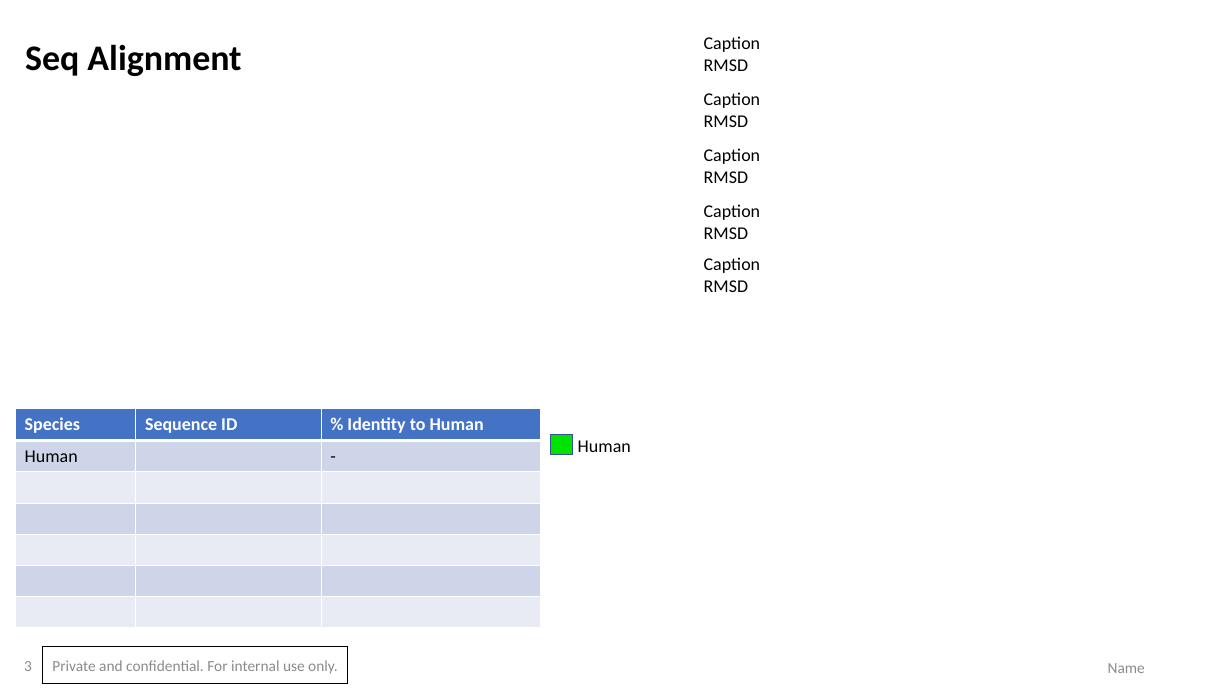
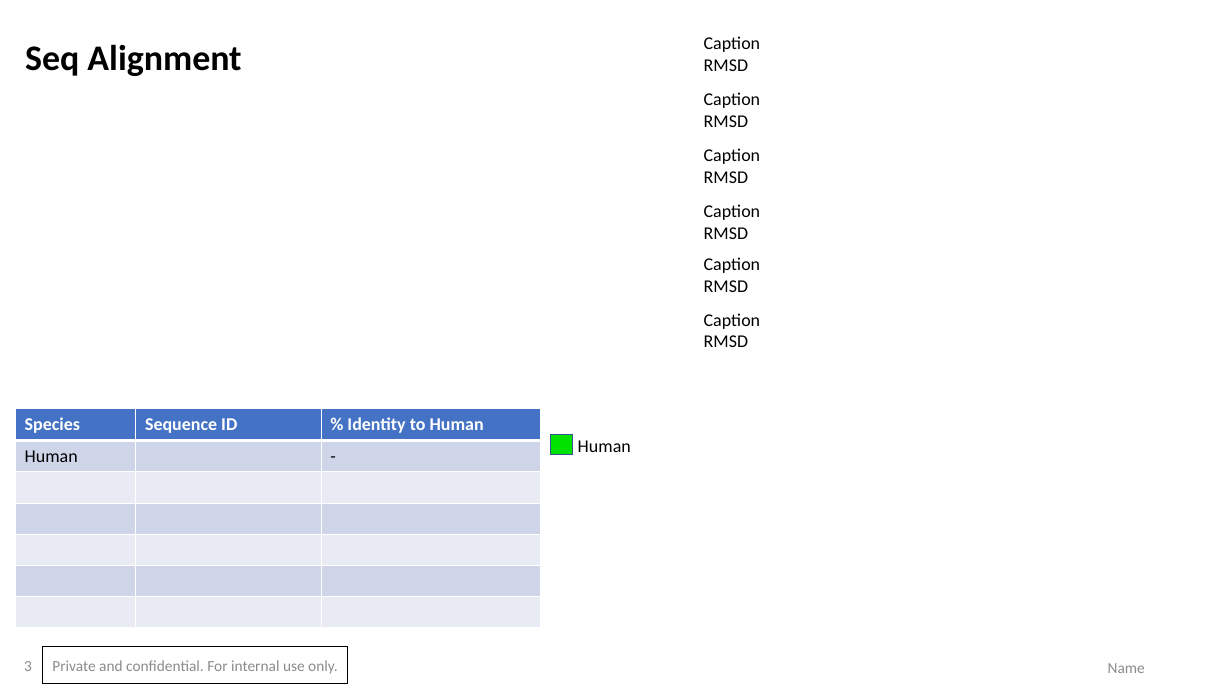
Before and after one commit to cc1015/prot_profiler, a slide deck: slide 3 of assets/template.pptx. Drawn at 1232x693 pixels with LibreOffice and Linux fonts; fonts in the diff are those of the drawing. Boxes give left, top, right and bottom in pixels: in the first picture for what was removed or moved away, otherwise in the second. Text is boxed around its words. In the diff, an @@ line names an element or a change of style, - is before the commit and + after.

```diff
--- a/assets/template.pptx
+++ b/assets/template.pptx
@@ text added at bbox=[704, 313, 761, 347], 14 pt, text #000000 @@
+Caption
+RMSD
```
